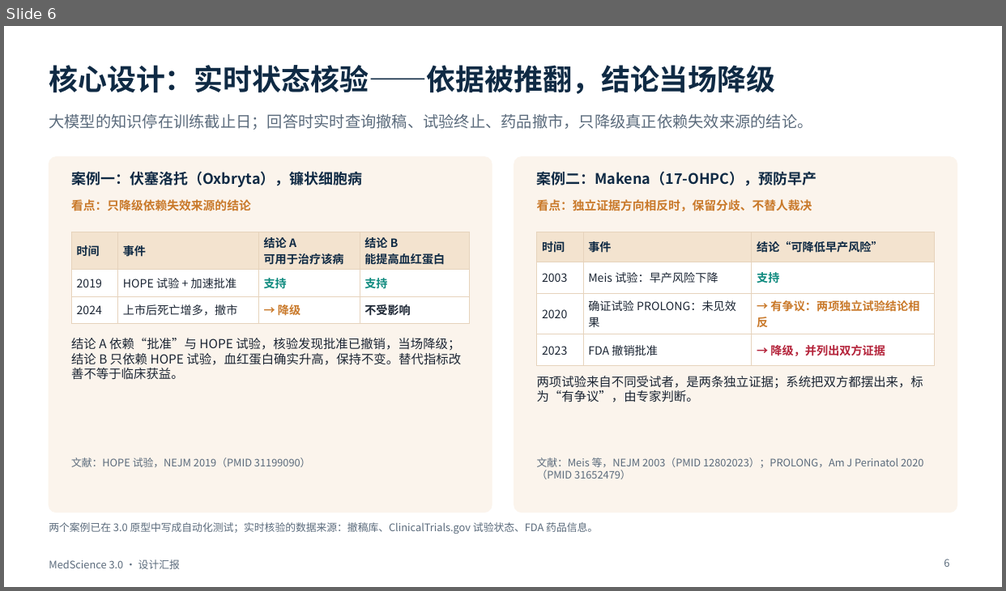
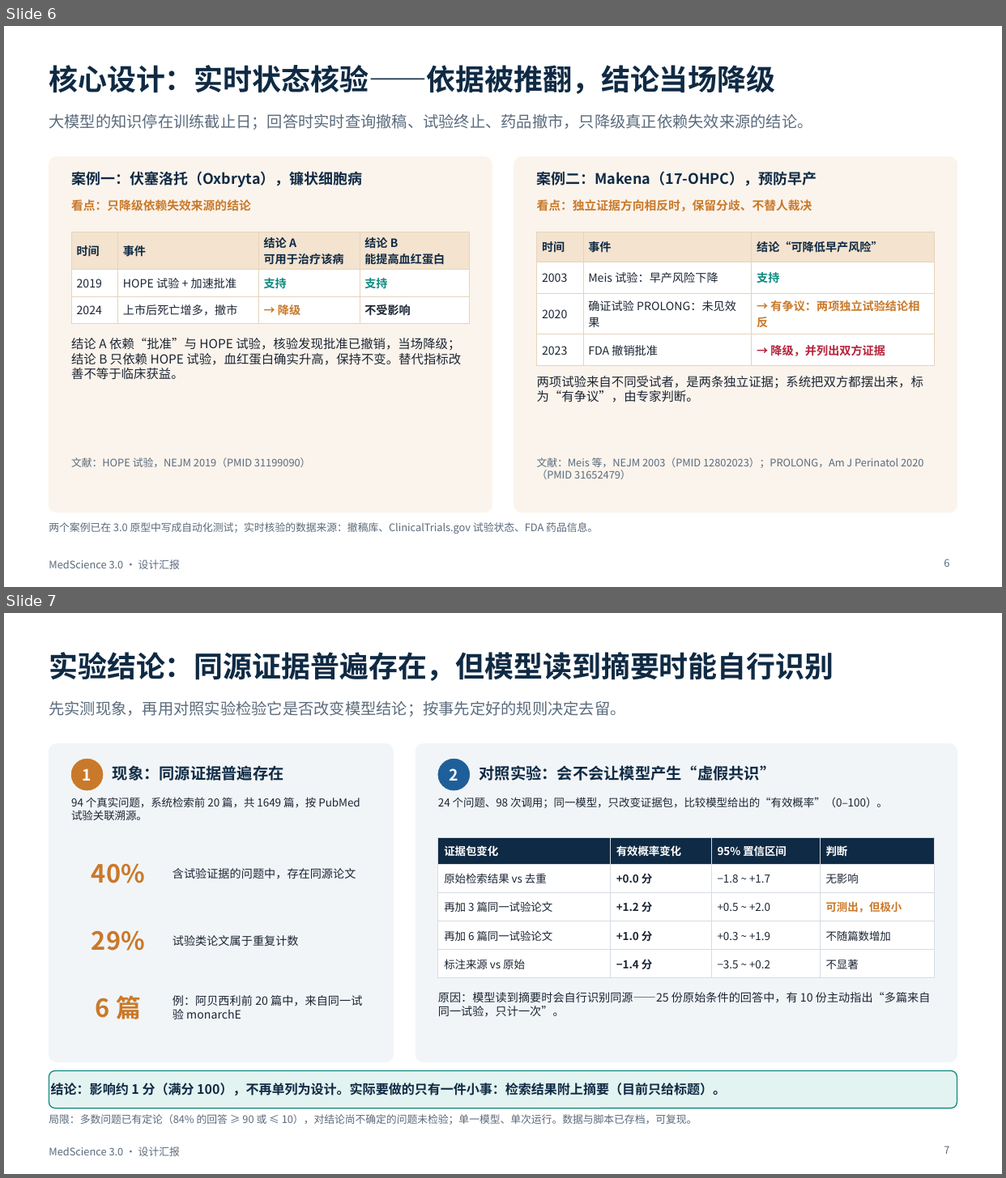
Before and after one commit to BenjaminDuo/MedScience, a slide deck: docs/presentation/MedScience-3.0-设计汇报.pptx. Shown one above the other, each under a label of ours: slide 6 before the commit, slides 6 and 7 after it. The pictures are 1006x591 and 1006x1178 pixels, drawn with LibreOffice and Linux fonts; fonts in the diff are those of the drawing. Boxes give left, top, right and bottom in pixels: in the first picture for what was removed or moved away, otherwise in the second. Text is boxed around its words. In the diff, an @@ line names an element or a change of style, - is before the commit and + after.

```diff
--- a/docs/presentation/MedScience-3.0-设计汇报.pptx
+++ b/docs/presentation/MedScience-3.0-设计汇报.pptx
@@ slide 7 added at box(4, 613, 1002, 1174), background #FFFFFF; not listed: 1 template element that a slide beside it also shows @@
@@ title added at box(49, 652, 833, 681), 28 pt, text #0F2A44, bold @@
+实验结论：同源证据普遍存在，但模型读到摘要时能自行识别
@@ text added at box(49, 701, 625, 717), 15 pt, text #5B6B7C @@
+先实测现象，再用对照实验检验它是否改变模型结论；按事先定好的规则决定去留。
@@ rounded rectangle added at box(49, 744, 394, 1063), fill #F2F5F8, outline #F2F5F8 1 pt @@
@@ rounded rectangle added at box(415, 744, 957, 1063), fill #F2F5F8, outline #F2F5F8 1 pt @@
@@ ellipse added at box(71, 759, 103, 790), fill #C9792A, outline #C9792A 0.5 pt, 15 pt, text #FFFFFF, bold @@
+1
@@ text added at box(113, 765, 284, 781), 15 pt, text #0F2A44, bold @@
+现象：同源证据普遍存在
@@ ellipse added at box(438, 759, 470, 790), fill #1F5F99, outline #1F5F99 0.5 pt, 15 pt, text #FFFFFF, bold @@
+2
@@ text added at box(479, 765, 776, 781), 15 pt, text #0F2A44, bold @@
+对照实验：会不会让模型产生“虚假共识”
@@ text added at box(71, 797, 360, 820), 10.5 pt, text #1B2533 @@
+94 个真实问题，系统检索前 20 篇，共 1649 篇，按 PubMed 试验关联溯源。
@@ text added at box(438, 797, 888, 808), 10.5 pt, text #1B2533 @@
+24 个问题、98 次调用；同一模型，只改变证据包，比较模型给出的“有效概率”（0–100）。
@@ table added at box(438, 837, 935, 973), 5 rows, 4 columns @@
+证据包变化 | 有效概率变化 | 95% 置信区间 | 判断
+原始检索结果 vs 去重 | +0.0 分 | −1.8 ~ +1.7 | 无影响
+再加 3 篇同一试验论文 | +1.2 分 | +0.5 ~ +2.0 | 可测出，但极小
+再加 6 篇同一试验论文 | +1.0 分 | +0.3 ~ +1.9 | 不随篇数增加
+标注来源 vs 原始 | −1.4 分 | −3.5 ~ +0.2 | 不显著
@@ text added at box(91, 863, 145, 884), 24 pt, text #C9792A, bold @@
+40%
@@ text added at box(172, 868, 356, 879), 11 pt, text #1B2533 @@
+含试验证据的问题中，存在同源论文
@@ text added at box(91, 931, 145, 951), 24 pt, text #C9792A, bold @@
+29%
@@ text added at box(172, 935, 299, 946), 11 pt, text #1B2533 @@
+试验类论文属于重复计数
@@ text added at box(96, 995, 141, 1020), 24 pt, text #C9792A, bold @@
+6 篇
@@ text added at box(172, 995, 362, 1020), 11 pt, text #1B2533 @@
+例：阿贝西利前 20 篇中，来自同一试验 monarchE
@@ text added at box(438, 992, 931, 1017), 11 pt, text #1B2533 @@
+原因：模型读到摘要时会自行识别同源——25 份原始条件的回答中，有 10 份主动指出“多篇来自同一试验，只计一次”。
@@ rounded rectangle added at box(49, 1071, 957, 1109), fill #E3F3F1, outline #0E8A7E 1 pt, 12.5 pt, text #0F2A44, bold @@
+结论：影响约 1 分（满分 100），不再单列为设计。实际要做的只有一件小事：检索结果附上摘要（目前只给标题）。
@@ text added at box(49, 1114, 697, 1125), 10 pt, text #5B6B7C @@
+局限：多数问题已有定论（84% 的回答 ≥ 90 或 ≤ 10），对结论尚不确定的问题未检验；单一模型、单次运行。数据与脚本已存档，可复现。
@@ page number added at box(944, 1146, 949, 1154), 10 pt, text #5B6B7C @@
+7
```
Also in this commit, not shown: 5 slides changed, 2 slides removed, 5 other files.
